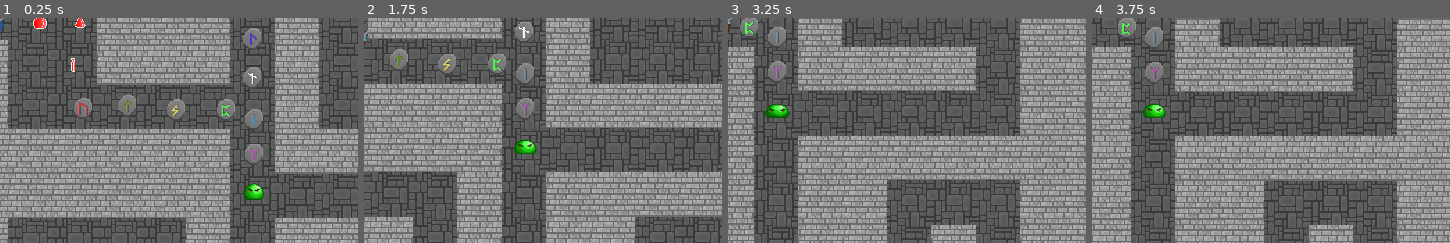
Above: before the commit, frames 1-4 (left to right).
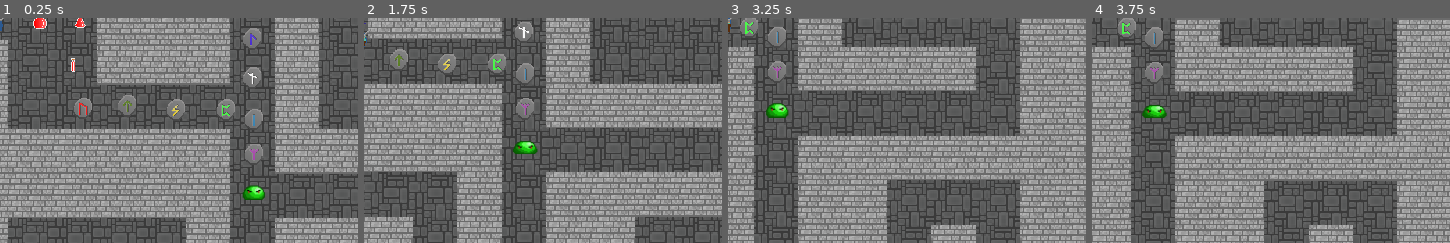
Above: after the commit, the same moments.

Repository: JCudak/ConquerDarkness
Game: Godot game, scene res://assets/scenes/main.tscn
Two runs of this game, one before a commit and one after it. Both use one fixed random seed, a clock stepped at 60 frames per second and the inputs below.
Inputs (mouse positions are % of the whole screen's width and height, from its top left):
- Up to frame 1 (0.25 s): no input
- Up to frame 2 (1.75 s): tap Enter at 0.5 s; move the mouse to (69, 45) at 0.52 s; hold D (right) 0.53-1.28 s; hold E (pickup_item) 0.53-1.28 s; click (69, 45) at 0.67 s; move the mouse to (22, 55) at 1.27 s; hold S (down) from 1.28 s (still down); tap E (pickup_item) at 1.35 s
- Up to frame 3 (3.25 s): move the mouse to (55, 28) at 2.02 s; release S (down) at 2.03 s; hold D (right) 2.03-2.78 s; hold E (pickup_item) 2.03-2.78 s; move the mouse to (39, 70) at 2.77 s; hold W (up) from 2.78 s (still down); tap E (pickup_item) at 2.85 s; click (39, 70) at 2.92 s
- Up to frame 4 (3.75 s): move the mouse to (78, 65) at 3.52 s; release W (up) at 3.53 s; hold A (left) from 3.53 s (still down); hold E (pickup_item) from 3.53 s (still down)
The pictures show only the part of the screen within x 47-97%, y 50-100%; the shares and areas given below are measured in that part.

The runs differ from the first frame. In frame 1, 0.2% of the frame differs, in the area x 67-75%, y 73-81%; in frame 2, 0.1%; in frame 3, 0.1%; in frame 4, 0.1%.

Commit message:
[10] binded animations

Diff:
--- a/assets/scenes/enemies/slime.tscn
+++ b/assets/scenes/enemies/slime.tscn
@@ -1,7 +1,46 @@
-[gd_scene load_steps=11 format=3 uid="uid://cxdtnlxm0y8aq"]
+[gd_scene load_steps=32 format=3 uid="uid://cxdtnlxm0y8aq"]
 
 [ext_resource type="Texture2D" uid="uid://8dqfemcpevpo" path="res://assets/sprites/slime_idle.png" id="1_3woc2"]
 [ext_resource type="Script" path="res://scripts/slime.gd" id="1_4sx4k"]
+[ext_resource type="Texture2D" uid="uid://d3lltfmdqh0bj" path="res://assets/sprites/slime_charge.png" id="2_w54qw"]
+[ext_resource type="Texture2D" uid="uid://c265a154tvxcv" path="res://assets/sprites/slime_charging_attack.png" id="2_xqk17"]
+[ext_resource type="Texture2D" uid="uid://bbf56rnygsjx8" path="res://assets/sprites/slime_walk.png" id="3_fvmqk"]
+
+[sub_resource type="AtlasTexture" id="AtlasTexture_i4mg5"]
+atlas = ExtResource("2_w54qw")
+region = Rect2(0, 0, 32, 32)
+
+[sub_resource type="AtlasTexture" id="AtlasTexture_wv0pl"]
+atlas = ExtResource("2_w54qw")
+region = Rect2(32, 0, 32, 32)
+
+[sub_resource type="AtlasTexture" id="AtlasTexture_ukfgv"]
+atlas = ExtResource("2_w54qw")
+region = Rect2(64, 0, 32, 32)
+
+[sub_resource type="AtlasTexture" id="AtlasTexture_56j20"]
+atlas = ExtResource("2_w54qw")
+region = Rect2(96, 0, 32, 32)
+
+[sub_resource type="AtlasTexture" id="AtlasTexture_p3kbb"]
+atlas = ExtResource("2_w54qw")
+region = Rect2(128, 0, 32, 32)
+
+[sub_resource type="AtlasTexture" id="AtlasTexture_is642"]
+atlas = ExtResource("2_xqk17")
+region = Rect2(0, 0, 32, 32)
+
+[sub_resource type="AtlasTexture" id="AtlasTexture_b3tor"]
+atlas = ExtResource("2_xqk17")
+region = Rect2(32, 0, 32, 32)
+
+[sub_resource type="AtlasTexture" id="AtlasTexture_anen4"]
+atlas = ExtResource("2_xqk17")
+region = Rect2(64, 0, 32, 32)
+
+[sub_resource type="AtlasTexture" id="AtlasTexture_vdj4q"]
+atlas = ExtResource("2_xqk17")
+region = Rect2(96, 0, 32, 32)
 
 [sub_resource type="AtlasTexture" id="AtlasTexture_58mwa"]
 atlas = ExtResource("1_3woc2")
@@ -18,11 +57,84 @@
 [sub_resource type="AtlasTexture" id="AtlasTexture_5ofpr"]
 atlas = ExtResource("1_3woc2")
 region = Rect2(96, 0, 32, 32)
+
+[sub_resource type="AtlasTexture" id="AtlasTexture_tmhsm"]
+atlas = ExtResource("3_fvmqk")
+region = Rect2(0, 0, 32, 32)
+
+[sub_resource type="AtlasTexture" id="AtlasTexture_ccu7j"]
+atlas = ExtResource("3_fvmqk")
+region = Rect2(32, 0, 32, 32)
+
+[sub_resource type="AtlasTexture" id="AtlasTexture_6yrdq"]
+atlas = ExtResource("3_fvmqk")
+region = Rect2(64, 0, 32, 32)
+
+[sub_resource type="AtlasTexture" id="AtlasTexture_x8j3d"]
+atlas = ExtResource("3_fvmqk")
+region = Rect2(96, 0, 32, 32)
+
+[sub_resource type="AtlasTexture" id="AtlasTexture_f4oku"]
+atlas = ExtResource("3_fvmqk")
+region = Rect2(128, 0, 32, 32)
+
+[sub_resource type="AtlasTexture" id="AtlasTexture_k4h17"]
+atlas = ExtResource("3_fvmqk")
+region = Rect2(160, 0, 32, 32)
+
+[sub_resource type="AtlasTexture" id="AtlasTexture_g6ijo"]
+atlas = ExtResource("3_fvmqk")
+region = Rect2(192, 0, 32, 32)
+
+[sub_resource type="AtlasTexture" id="AtlasTexture_5hxwv"]
+atlas = ExtResource("3_fvmqk")
+region = Rect2(224, 0, 32, 32)
+
+[sub_resource type="AtlasTexture" id="AtlasTexture_y6vfm"]
+atlas = ExtResource("3_fvmqk")
+region = Rect2(256, 0, 32, 32)
 
 [sub_resource type="SpriteFrames" id="SpriteFrames_emk7i"]
 animations = [{
 "frames": [{
 "duration": 1.0,
+"texture": SubResource("AtlasTexture_i4mg5")
+}, {
+"duration": 1.0,
+"texture": SubResource("AtlasTexture_wv0pl")
+}, {
+"duration": 1.0,
+"texture": SubResource("AtlasTexture_ukfgv")
+}, {
+"duration": 1.0,
+"texture": SubResource("AtlasTexture_56j20")
+}, {
+"duration": 1.0,
+"texture": SubResource("AtlasTexture_p3kbb")
+}],
+"loop": true,
+"name": &"charge",
+"speed": 10.0
+}, {
+"frames": [{
+"duration": 1.0,
+"texture": SubResource("AtlasTexture_is642")
+}, {
+"duration": 1.0,
+"texture": SubResource("AtlasTexture_b3tor")
+}, {
+"duration": 1.0,
+"texture": SubResource("AtlasTexture_anen4")
+}, {
+"duration": 1.0,
+"texture": SubResource("AtlasTexture_vdj4q")
+}],
+"loop": true,
+"name": &"dash",
+"speed": 10.0
+}, {
+"frames": [{
+"duration": 1.0,
 "texture": SubResource("AtlasTexture_58mwa")
 }, {
 "duration": 1.0,
@@ -36,6 +148,38 @@
 }],
 "loop": true,
 "name": &"default",
+"speed": 10.0
+}, {
+"frames": [{
+"duration": 1.0,
+"texture": SubResource("AtlasTexture_tmhsm")
+}, {
+"duration": 1.0,
+"texture": SubResource("AtlasTexture_ccu7j")
+}, {
+"duration": 1.0,
+"texture": SubResource("AtlasTexture_6yrdq")
+}, {
+"duration": 1.0,
+"texture": SubResource("AtlasTexture_x8j3d")
+}, {
+"duration": 1.0,
+"texture": SubResource("AtlasTexture_f4oku")
+}, {
+"duration": 1.0,
+"texture": SubResource("AtlasTexture_k4h17")
+}, {
+"duration": 1.0,
+"texture": SubResource("AtlasTexture_g6ijo")
+}, {
+"duration": 1.0,
+"texture": SubResource("AtlasTexture_5hxwv")
+}, {
+"duration": 1.0,
+"texture": SubResource("AtlasTexture_y6vfm")
+}],
+"loop": true,
+"name": &"walk",
 "speed": 10.0
 }]
 
@@ -61,8 +205,8 @@
 [node name="AnimatedSprite2D" type="AnimatedSprite2D" parent="."]
 position = Vector2(0, -16)
 sprite_frames = SubResource("SpriteFrames_emk7i")
+animation = &"charge"
 autoplay = "default"
-frame_progress = 0.848897
 
 [node name="CollisionShape2D" type="CollisionShape2D" parent="."]
 position = Vector2(0, -6.25)
--- a/scripts/slime.gd
+++ b/scripts/slime.gd
@@ -8,6 +8,7 @@
 @export var burst_speed = 250
 @export var dash_speed = 150
 @onready var collision_shape_2d = $CollisionShape2D
+@onready var animated_sprite_2d = $AnimatedSprite2D
 
 var player: Player = null
 var attack_direction = null
@@ -23,16 +24,19 @@
 func _physics_process(delta):
 	set_line_of_sight()
 	if on_cooldown:
+		animated_sprite_2d.animation = 'default'
 		timer -= delta
 		if timer <= 0:
 			on_cooldown = false
 	elif current_state == State.PREPARING_ATTACK:
+		animated_sprite_2d.animation = 'charge'
 		prepare_attack()
 		timer -= delta
 		if timer <= 0:
 			current_state = State.ATTACKING
 			timer = dash_duration
 	elif current_state == State.ATTACKING:
+		animated_sprite_2d.animation = 'dash'
 		dash_attack(delta)
 		timer -= delta
 		if timer <= 0:
@@ -42,6 +46,7 @@
 				current_state = State.PREPARING_ATTACK
 	else:
 		if has_line_of_sight:
+			animated_sprite_2d.animation = 'walk'
 			pursue_player(delta)
 
 func pursue_player(delta):
